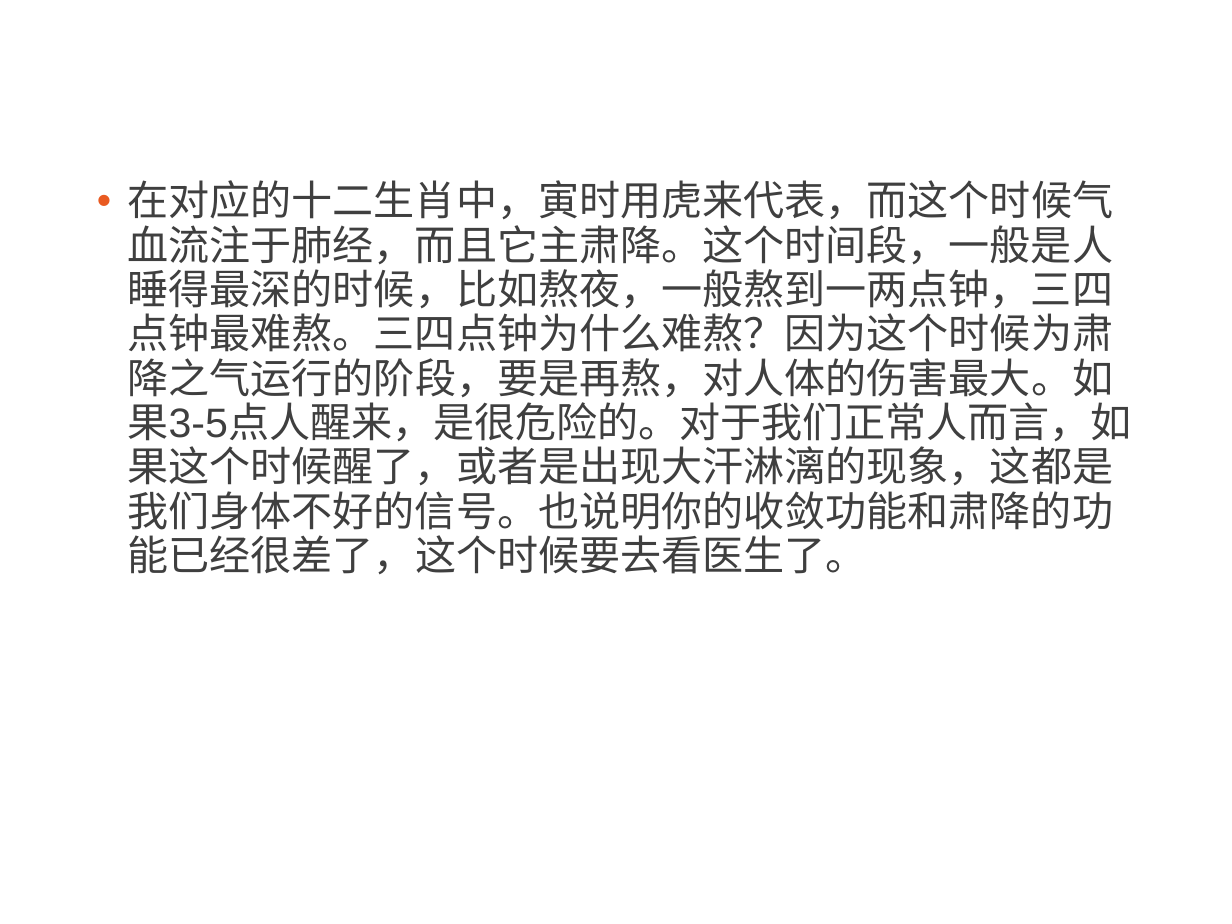
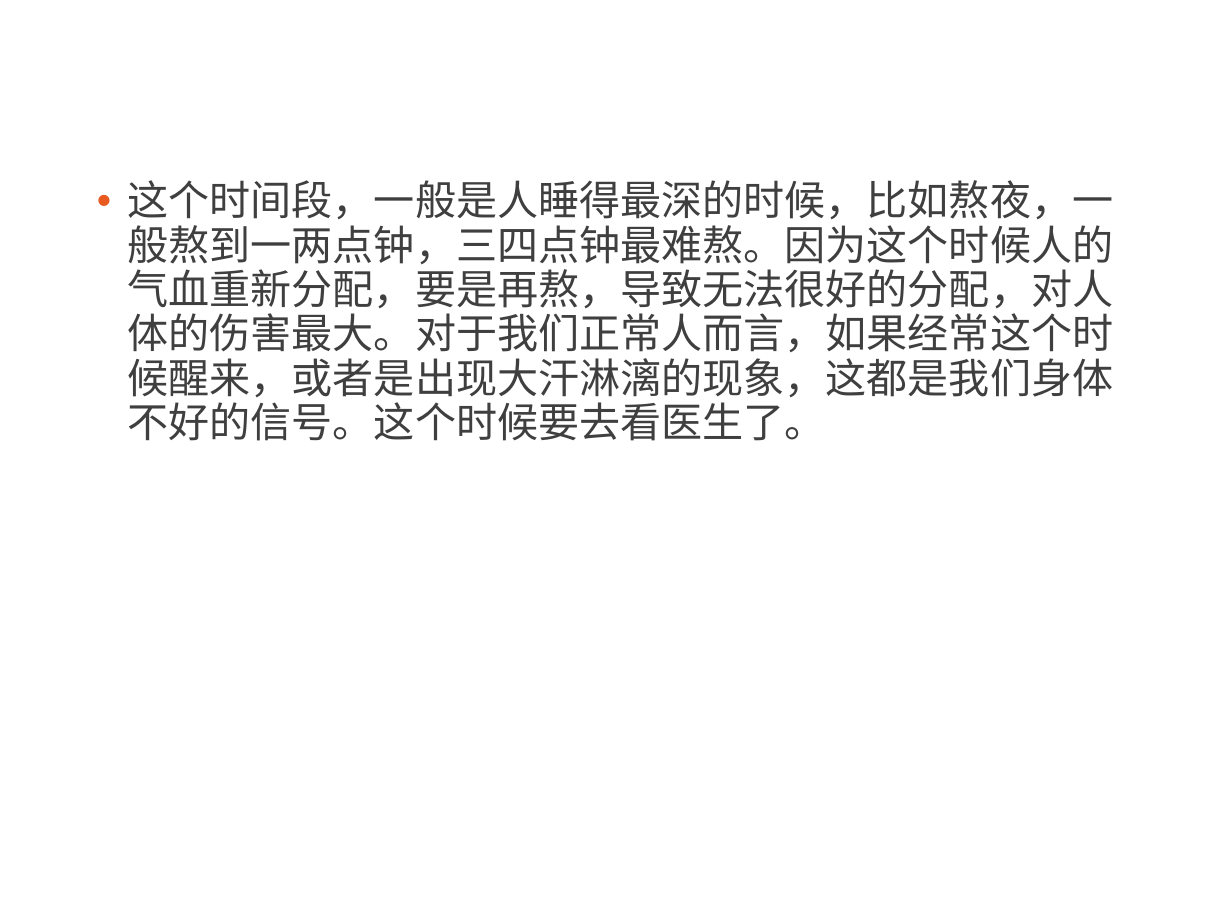
Before and after one commit to CatMan1994/file, a slide deck: slide 7 of 中医与养生分享会/中医与养生.ppt (slide 9 before the commit). Drawn at 1232x924 pixels with LibreOffice and Linux fonts; fonts in the diff are those of the drawing; background and template pictures are left out. Boxes give left, top, right and bottom in pixels: in the first picture for what was removed or moved away, otherwise in the second. Text is boxed around its words. In the diff, an @@ line names an element or a change of style, - is before the commit and + after.

```diff
--- a/中医与养生分享会/中医与养生.ppt
+++ b/中医与养生分享会/中医与养生.ppt
@@ text at box(128, 180, 1114, 441): text changed @@
-• 在对应的十二生肖中，寅时用虎来代表，而这个时候气血流注于肺经，而且它主肃降。这个时间段，一般是人睡得最深的时候，比如熬夜，一般熬到一两点钟，三四点钟最难熬。三四点钟为什么难熬？因为这个时候为肃降之气运行的阶段，要是再熬，对人体的伤害最大。如果3-5点人醒来，是很危险的。对于我们正常人而言，如果这个时候醒了，或者是出现大汗淋漓的现象，这都是我们身体不好的信号。也说明你的收敛功能和肃降的功能已经很差了，这个时候要去看医生了。
+• 这个时间段，一般是人睡得最深的时候，比如熬夜，一般熬到一两点钟，三四点钟最难熬。因为这个时候人的气血重新分配，要是再熬，导致无法很好的分配，对人体的伤害最大。对于我们正常人而言，如果经常这个时候醒来，或者是出现大汗淋漓的现象，这都是我们身体不好的信号。这个时候要去看医生了。
```
Also in this commit, not shown: 9 other slides changed, 1 slide added, 2 slides removed, 1 other file.
